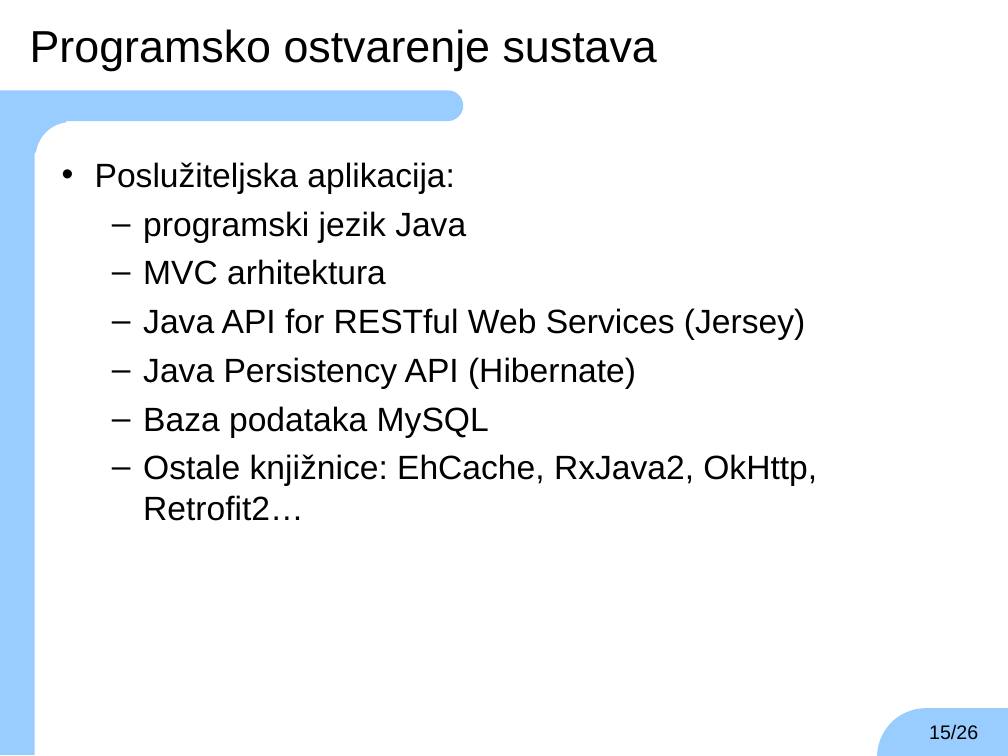
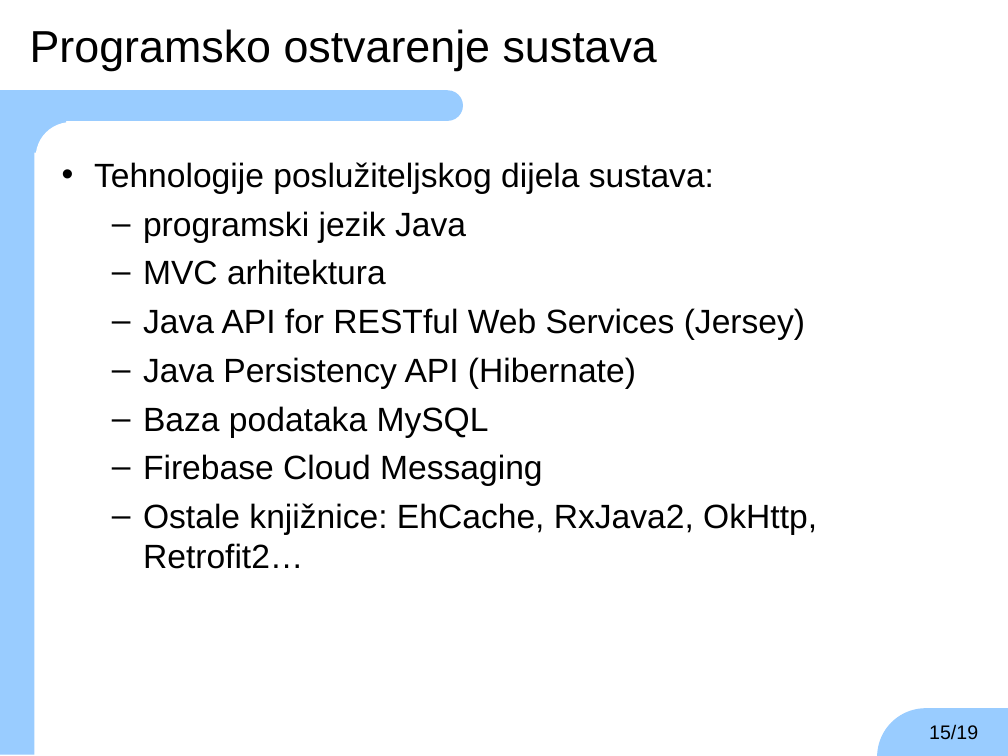
Before and after one commit to TheKarlo95/ZavrsniRad, a slide deck: slide 15 of zavrsni.ppt. Drawn at 1008x756 pixels with LibreOffice and Linux fonts; fonts in the diff are those of the drawing; background and template pictures are left out. Boxes give left, top, right and bottom in pixels: in the first picture for what was removed or moved away, otherwise in the second. Text is boxed around its words. In the diff, an @@ line names an element or a change of style, - is before the commit and + after.

Commit message:
swd

```diff
--- a/zavrsni.ppt
+++ b/zavrsni.ppt
@@ text at <box>94,162,714,194</box>: text changed @@
-• Poslužiteljska aplikacija:
+• Tehnologije poslužiteljskog dijela sustava:
@@ text at <box>143,454,543,486</box>: paragraph added @@
+  – Firebase Cloud Messaging
@@ page number at <box>929,724,978,740</box>: text changed @@
-15/26
+15/19
```
Also in this commit, not shown: 4 slides added.
